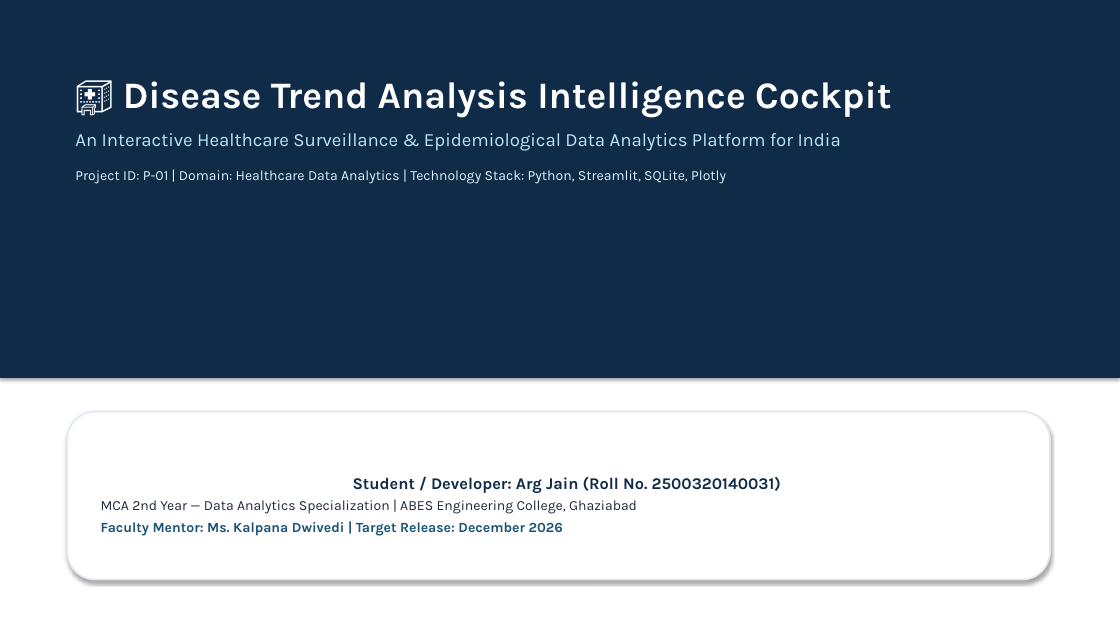
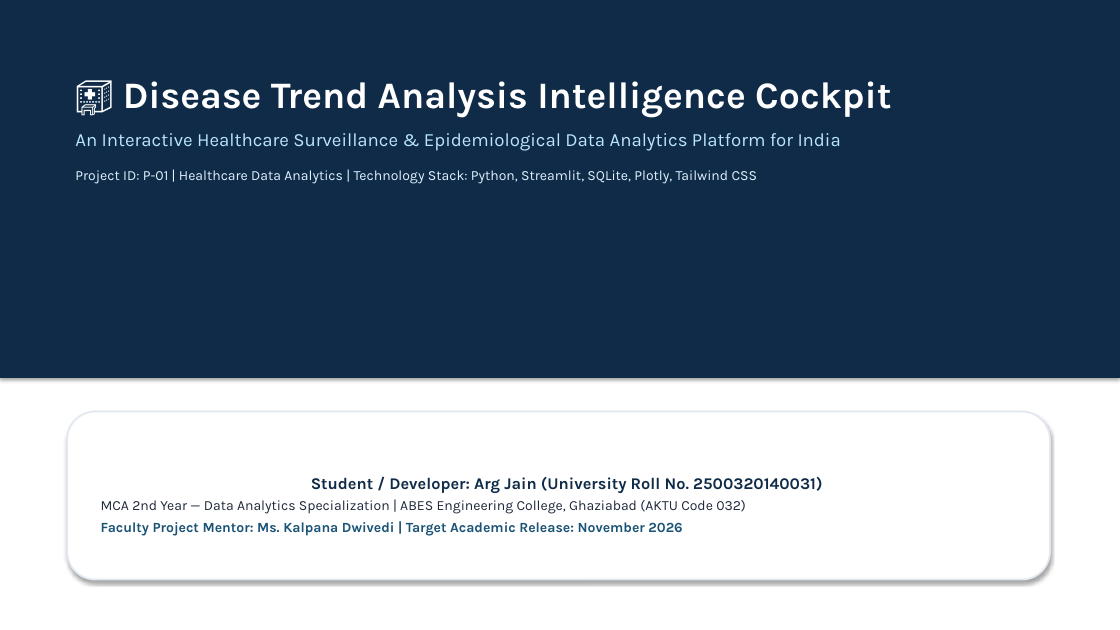
Before and after one commit to Argjain/2500320140031-disease-trend-analysis., a slide deck: slide 1 of docs/18_ArgJain_DiseaseTrendAnalysis_Presentation.pptx. Drawn at 1120x630 pixels with LibreOffice and Linux fonts; fonts in the diff are those of the drawing. Boxes give left, top, right and bottom in pixels: in the first picture for what was removed or moved away, otherwise in the second. Text is boxed around its words. In the diff, an @@ line names an element or a change of style, - is before the commit and + after.

Commit message:
docs: compile high-res project PowerPoint and convert all 18 project documents to certified PDFs

```diff
--- a/docs/18_ArgJain_DiseaseTrendAnalysis_Presentation.pptx
+++ b/docs/18_ArgJain_DiseaseTrendAnalysis_Presentation.pptx
@@ text at (x1=75, y1=170, x2=757, y2=184): text changed @@
-Project ID: P-01 | Domain: Healthcare Data Analytics | Technology Stack: Python, Streamlit, SQLite, Plotly
+Project ID: P-01 | Healthcare Data Analytics | Technology Stack: Python, Streamlit, SQLite, Plotly, Tailwind CSS
@@ text in rounded rectangle at (x1=101, y1=477, x2=822, y2=536): text changed @@
-Student / Developer: Arg Jain (Roll No. 2500320140031)
-MCA 2nd Year — Data Analytics Specialization | ABES Engineering College, Ghaziabad
-Faculty Mentor: Ms. Kalpana Dwivedi | Target Release: December 2026
+Student / Developer: Arg Jain (University Roll No. 2500320140031)
+MCA 2nd Year — Data Analytics Specialization | ABES Engineering College, Ghaziabad (AKTU Code 032)
+Faculty Project Mentor: Ms. Kalpana Dwivedi | Target Academic Release: November 2026
```
Also in this commit, not shown: 6 other slides changed, 7 slides added, 2 slides removed, 25 other files.
